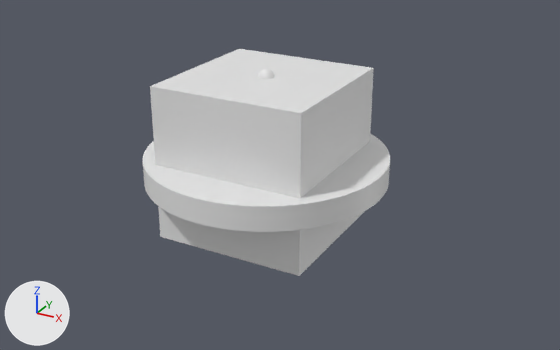
The Blender file testing-input-output/simulation_output.blend as it was, and as the next commit left it.
Before and after are seen from a camera (50 mm lens) standing at (22.9, -39.8, 18.6) and looking at (1.1, -0.3, -1.2). The lights are fixed; the arrows at lower left show +X, +Y and +Z.

In view in the first picture: 'FluidDomain', 'MyImportedModel', 'WaterSource'.
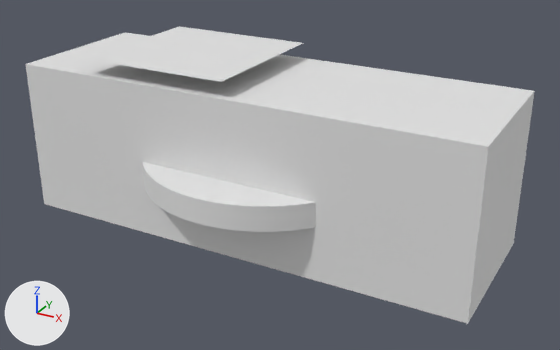
Commit message: Auto-update: Added latest fluid simulation .blend file

Boxes (x1, y1, x2, y2) around the edits, measured in the pictures (560 x 350 px):
```json
{"object": "FluidDomain", "change": "mesh rescaled", "before": [150, 49, 374, 276], "after": [25, 32, 535, 324], "on screen": "127% wider, 29% taller"}
{"object": "WaterSource", "change": "reshaped, moved", "before": [258, 69, 274, 79], "after": [84, 26, 303, 82]}
{"part": 2, "of": "me_sphere", "change": "deleted", "before": [258, 69, 274, 79]}
{"part": 3, "of": "me_sphere", "change": "added", "after": [84, 26, 303, 82]}
```

Scene script edits in JSON lines:
```json
{"block": "me_cube", "where": "me_cube.from_pydata(...)  # 8 vertices, 6 faces; spans x -5.0..5.0, y -5.0..5.0, z -5.0..5.0"}
{"block": "me_cube", "where": "# used by ob_fluiddomain; location = (0.0, 0.0, 0.0)"}
{"block": "me_cube", "change": "me_cube part 1: the whole mesh is scaled about its middle by (3, 1, 1)"}
{"block": "me_sphere", "where": "# used by ob_watersource; location = (0.0, 0.0, 5.0)"}
{"op": "remove", "block": "me_sphere", "code": "me_sphere.from_pydata(...)  # 482 vertices, 512 faces; spans x -0.5..0.5, y -0.5..0.5, z -0.5..0.5"}
{"op": "add", "block": "me_sphere", "code": "me_sphere.from_pydata(...)  # 4 vertices, 1 face; spans x -5.0..5.0, y -5.0..5.0, z 0.0"}
{"block": "me_sphere", "change": "me_sphere part 2: 482 vertices removed from x -0.5..0.5, y -0.5..0.5, z -0.5..0.5"}
{"block": "me_sphere", "change": "me_sphere part 3: 4 vertices added at x -5.0..5.0, y -5.0..5.0, z 0.0"}
{"op": "set", "path": "ob_watersource.location", "old": "(0.0, 0.0, 5.0)", "new": "(-5.0, 0.0, 6.0)"}
```
